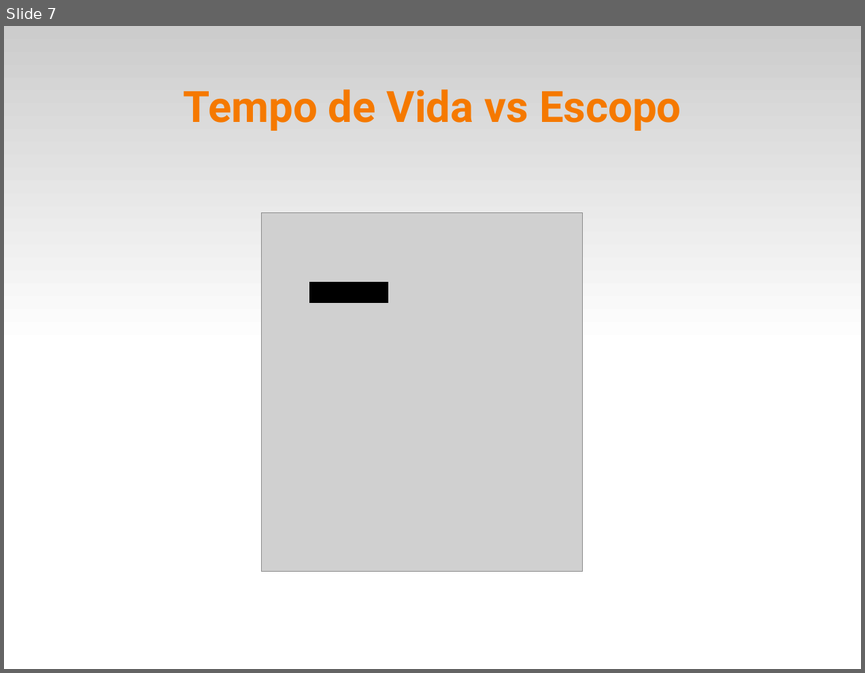
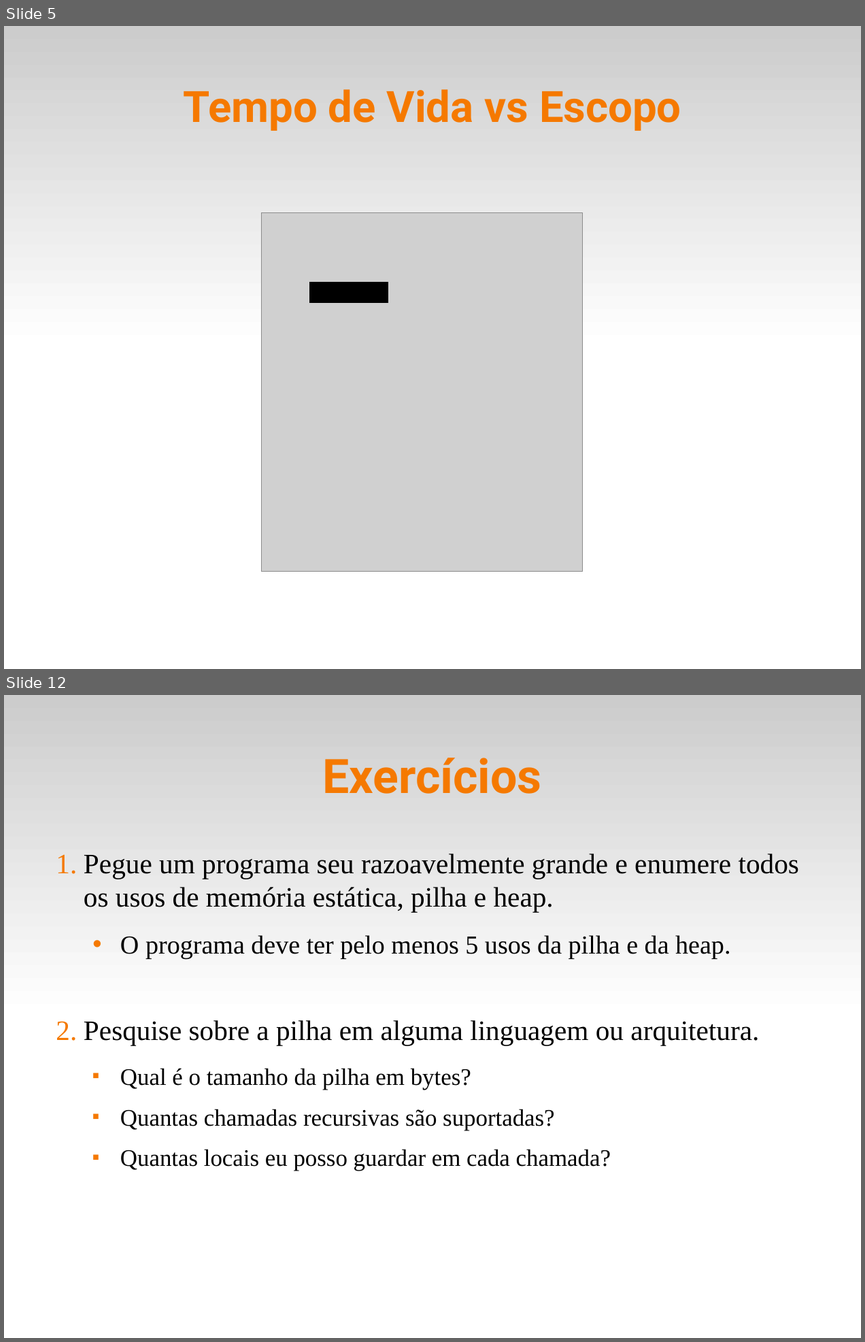
Before and after one commit to fsantanna-uerj/EDL, a slide deck: slides/edl-03-life.odp. Shown one above the other, each under a label of ours: slide 7 before the commit, slides 5 and 12 after it; the slides between them are not shown. The pictures are 865x673 and 865x1342 pixels, drawn with LibreOffice and Linux fonts; fonts in the diff are those of the drawing; grey boxes stand for pictures. Boxes give left, top, right and bottom in pixels: in the first picture for what was removed or moved away, otherwise in the second. Text is boxed around its words. In the diff, an @@ line names an element or a change of style, - is before the commit and + after.

```diff
--- a/slides/edl-03-life.odp
+++ b/slides/edl-03-life.odp
@@ slide 12 added at (x1=4, y1=695, x2=861, y2=1338), background #FFFFFF; not listed: 1 template element that a slide beside it also shows @@
@@ title added at (x1=322, y1=758, x2=541, y2=794), 44 pt, text #F57900, bold @@
+Exercícios
@@ text added at (x1=84, y1=853, x2=799, y2=1171), 26 pt, text #000000 @@
+1. Pegue um programa seu razoavelmente grande e enumere todos os usos de memória estática, pilha e heap.
+  • O programa deve ter pelo menos 5 usos da pilha e da heap.
+2. Pesquise sobre a pilha em alguma linguagem ou arquitetura.
+  ■ Qual é o tamanho da pilha em bytes?
+  ■ Quantas chamadas recursivas são suportadas?
+  ■ Quantas locais eu posso guardar em cada chamada?
@@ what was slide 7 is now slide 5 @@
```
Also in this commit, not shown: 13 slides changed, 6 other slides added, 2 slides removed, 3 other files.
